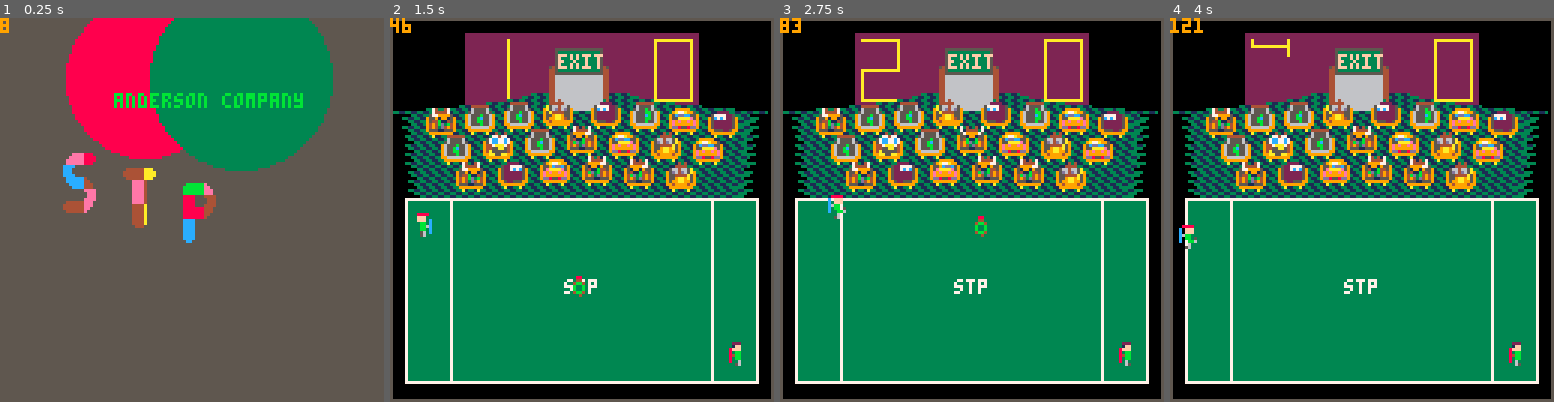
Above: before the commit, frames 1-4 (left to right).
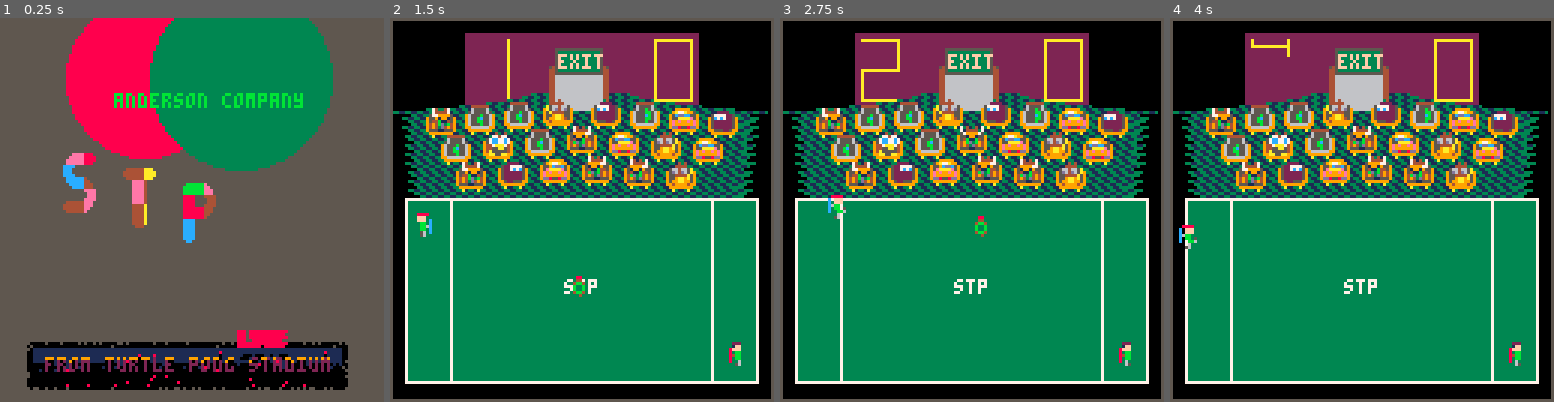
Above: after the commit, the same moments.

Repository: topromulan/STP4
Game: PICO-8 cartridge stp4.p8
Same seed, same stepped clock (60 frames per second), same inputs: the game is played once before the commit and once after it.
Inputs:
- Up to frame 1 (0.25 s): no input
- Up to frame 2 (1.5 s): tap X (X key) at 0.33, 1.07 s; tap O (Z key) at 0.7 s
- Up to frame 3 (2.75 s): hold Right 1.6-2.1 s; tap O (Z key) at 1.7, 2.1, 2.5 s; tap X (X key) at 1.85 s; hold Up 2.15-2.42 s; hold Right from 2.47 s (still down)
- Up to frame 4 (4 s): tap O (Z key) at 2.9, 3.3, 3.7 s; tap X (X key) at 2.97 s; release Right at 3.03 s; hold Left 3.08-3.58 s; hold Down 3.63-3.97 s

The runs differ from the first frame. In frame 1, 11% of the frame differs, in the area x 0-91%, y 0-97%; in frame 2, 0.1%; in frame 3, 0.1%; in frame 4, 0.2%.

Commit message:
beginning of intro

Diff:
--- a/stp4.p8
+++ b/stp4.p8
@@ -11,7 +11,7 @@
 function _draw()
   screen.draw()
 
-  print(cycles,0,0,9,0)
+--  print(cycles,0,0,9,0)
   if(debug1!=nil) then
    print(debug1,0,50,9,0)
    if(debug1_memory!=debug1) then debug1_memory=debug1 debug1_reminder=cycles end
@@ -45,6 +45,7 @@
 end
 
 function do_intro()
+ --coordinates of planets l/r
  lx=40 ly=20
  rx=80 ry=20
 
@@ -53,6 +54,8 @@
 
  screen.update=intro_update
  screen.draw=intro_draw
+
+ cls(5)
 end
 
 function intro_update()
@@ -69,7 +72,7 @@
 end
 
 function intro_draw()
- cls(5)
+ rectfill(0,0,127,102,5)
  circfill(lx,ly,32+sin(lx/1000)*20,lcolor)
  circfill(rx,ry,30,rcolor)
  print("anderson company",38,25,11)
@@ -77,7 +80,70 @@
  sspr(16,12,12,20,40,50) -- t
  sspr(32,12,12,20,60,55) -- p
 
- if(flr(cycles/30)%2!=0) then print("insert money to play",8,95,6) end
+ if(flr(cycles/30)%2!=0) then print("insert money to play",8,90,6) end
+ if(rnd()<0.975) then print("live",79+rnd(3),104+rnd(3),8) end
+ if(rnd()<0.975) then print("live",79+rnd(3),104+rnd(3),8) end
+ if(flr(cycles/25)%2!=0) then print("broadcasting live",28,105,11) end
+
+ yt=113 yb=117
+ xl=15 xr=109
+
+-- if(rnd()<0.995) then print("from turtle pong stadium",xl,yt,2) end
+ if(cycles<15) then print("from turtle pong stadium",xl,yt,2) end
+
+ local rainline=yt-3
+
+ for y=rainline-1,yb+5 do
+  for x=xl-5,xr+5 do
+   if(cycles<5) then
+    --fade to black
+    pset(x-1+rnd(3),y-1+rnd(3),0)
+   else
+    --smear it around
+    --?
+   end
+  end
+
+ end
+
+ local air,water,letter,wet
+ air=0 water=1 letter=2 wet=9
+
+ for y=rainline+12,rainline,-1 do
+  for x=xl-4,xr+4 do
+   local above=pget(x,y-1)
+   local here=pget(x,y)
+   local result=here
+   if(here==air) then
+    if(water==above or wet==above) then
+     result=water
+    end
+   elseif(here==water) then
+    if(above!=water and above!=wet) then
+     result=air
+    end
+   elseif(here==letter) then
+    if(water==above or wet==above) then
+     result=wet
+    end
+   elseif(here==wet) then
+    if(air==above or letter==above) then
+     result=letter
+    end
+   else
+    result=8
+   end
+
+   pset(x,y,result)
+  end
+ end
+
+ for x=xl-4,xr+4 do
+  if(rnd()<0.25 or flr(cycles/150)%2==0) then
+   pset(x,rainline,1) -- rain
+  end
+ end
+
 end
 
 function play_game()
Not shown, changed: 64 lines of the sprite sheet (__gfx__) section of stp4.p8
